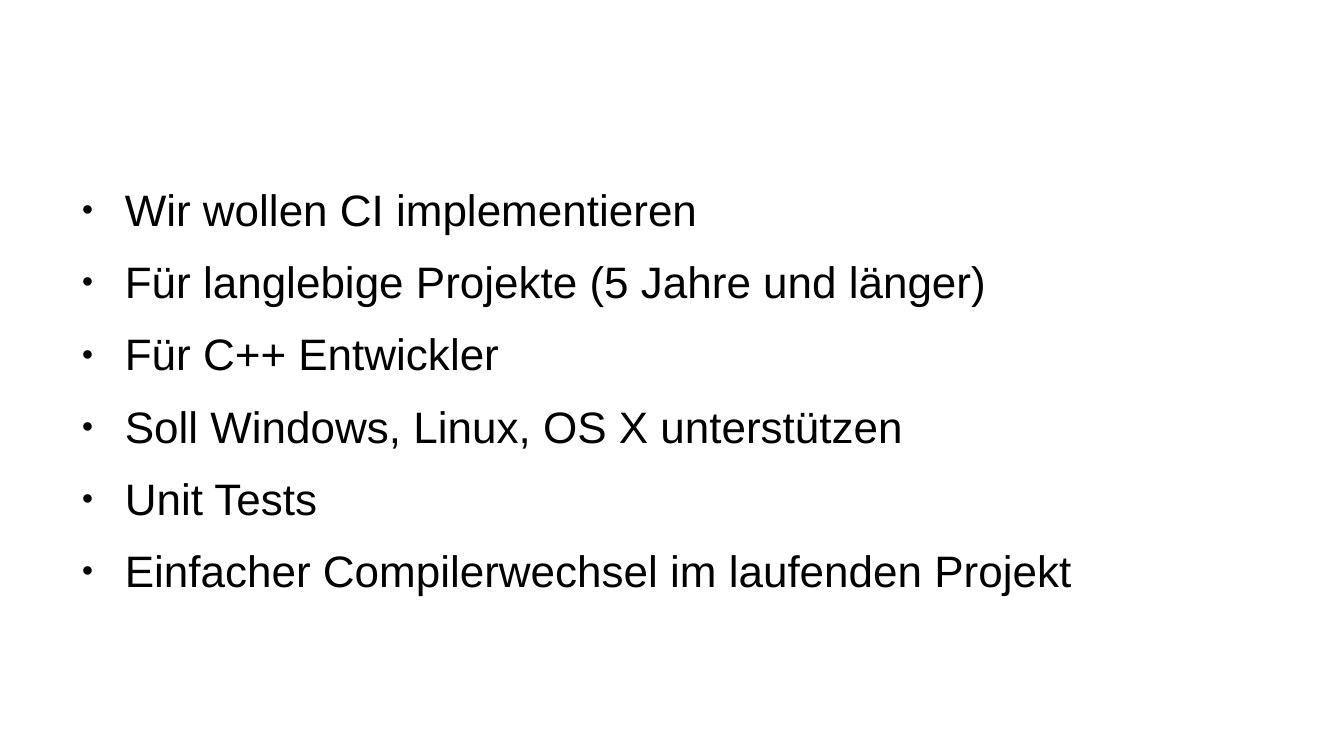
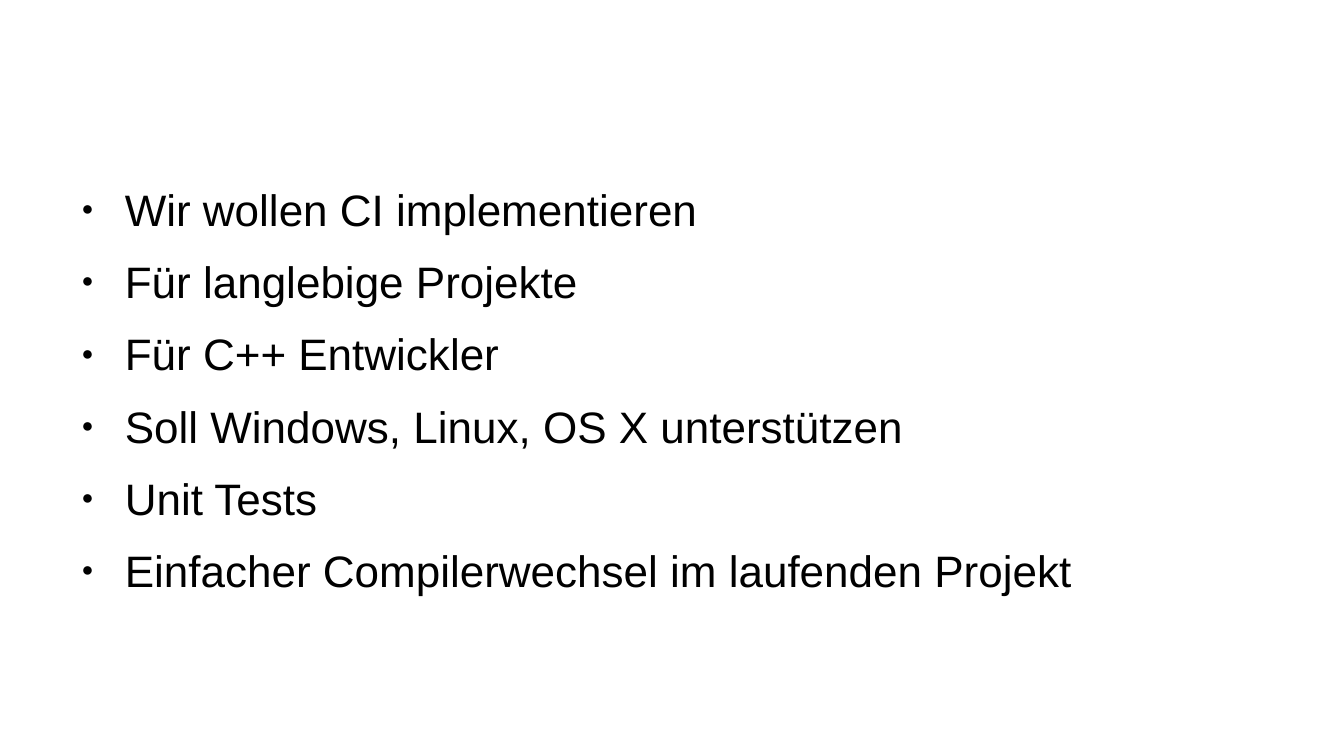
Before and after one commit to carstenkuckuk/CppUGBochum, a slide deck: slide 22 of doc/20180920_CppUGBochum_CI_Jenkins_CMake_GoogleTest.odp. Drawn at 1344x756 pixels with LibreOffice and Linux fonts; fonts in the diff are those of the drawing; background and template pictures are left out. Boxes give left, top, right and bottom in pixels: in the first picture for what was removed or moved away, otherwise in the second. Text is boxed around its words. In the diff, an @@ line names an element or a change of style, - is before the commit and + after.

```diff
--- a/doc/20180920_CppUGBochum_CI_Jenkins_CMake_GoogleTest.odp
+++ b/doc/20180920_CppUGBochum_CI_Jenkins_CMake_GoogleTest.odp
@@ text at [125, 266, 577, 307]: text changed @@
-● Für langlebige Projekte (5 Jahre und länger)
+● Für langlebige Projekte
```
Also in this commit, not shown: 10 other slides changed, 14 slides added, 1 slide removed.
